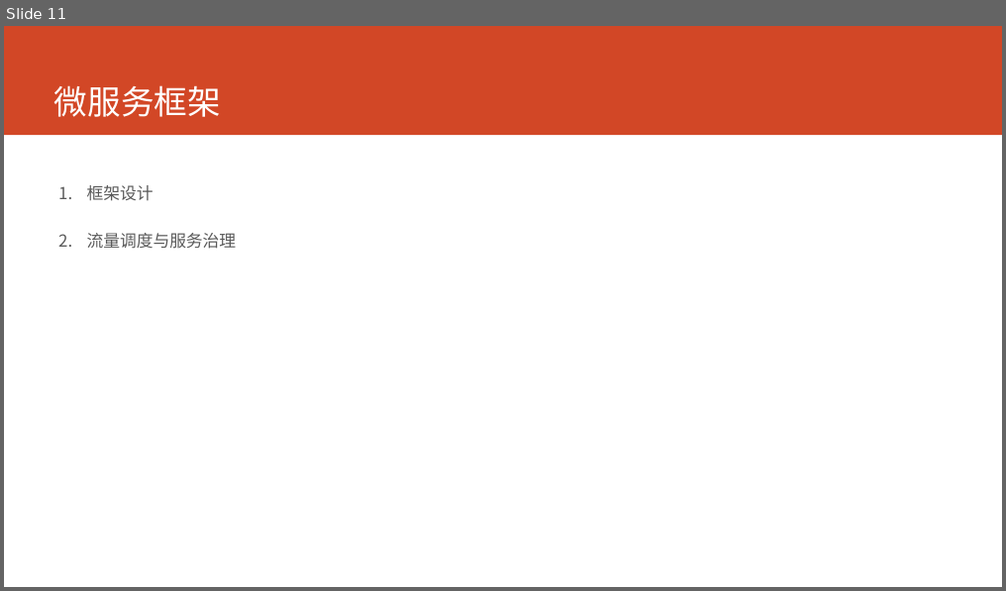
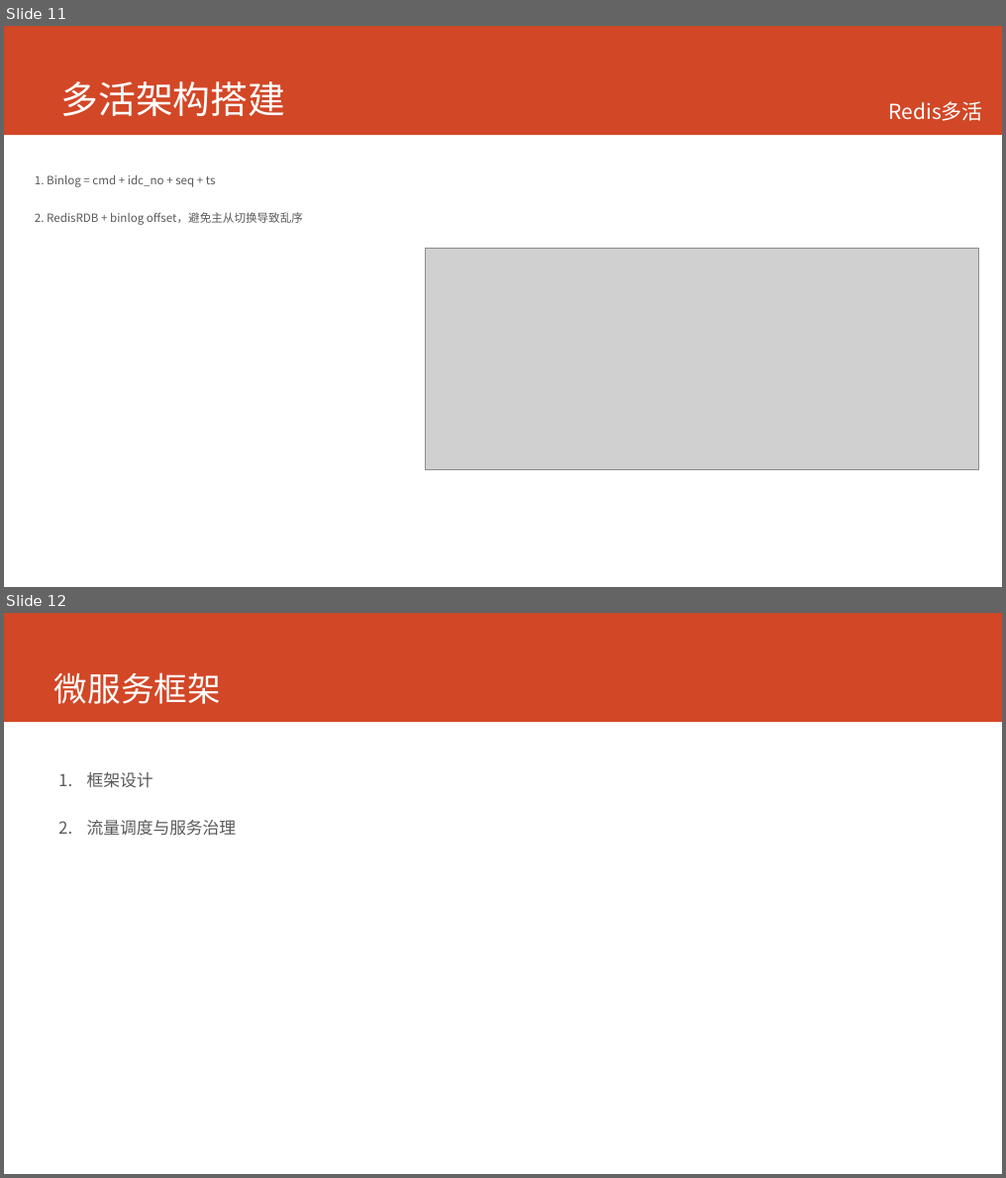
Before and after one commit to printfcoder/printfcoder, a slide deck: job/me/个人介绍.pptx. Shown one above the other, each under a label of ours: slide 11 before the commit, slides 11 and 12 after it. The pictures are 1006x591 and 1006x1178 pixels, drawn with LibreOffice and Linux fonts; fonts in the diff are those of the drawing; grey boxes stand for pictures. Boxes give left, top, right and bottom in pixels: in the first picture for what was removed or moved away, otherwise in the second. Text is boxed around its words. In the diff, an @@ line names an element or a change of style, - is before the commit and + after.

Commit message:
多活

```diff
--- a/job/me/个人介绍.pptx
+++ b/job/me/个人介绍.pptx
@@ slide 11 added at <box>4,26,1002,587</box>, background #FFFFFF; not listed: 1 template element that a slide beside it also shows @@
@@ title added at <box>61,81,286,116</box>, 36 pt, text #FFFFFF @@
+多活架构搭建
@@ text added at <box>888,101,982,121</box>, 20 pt, text #FFFFFF @@
+Redis多活
@@ text added at <box>35,175,303,225</box>, 11 pt, text #595959 @@
+1. Binlog = cmd + idc_no + seq + ts
+2. RedisRDB + binlog offset，避免主从切换导致乱序
@@ picture added at <box>426,248,979,470</box> @@
@@ what was slide 11 is now slide 12 @@
```
Also in this commit, not shown: 3 slides changed.
